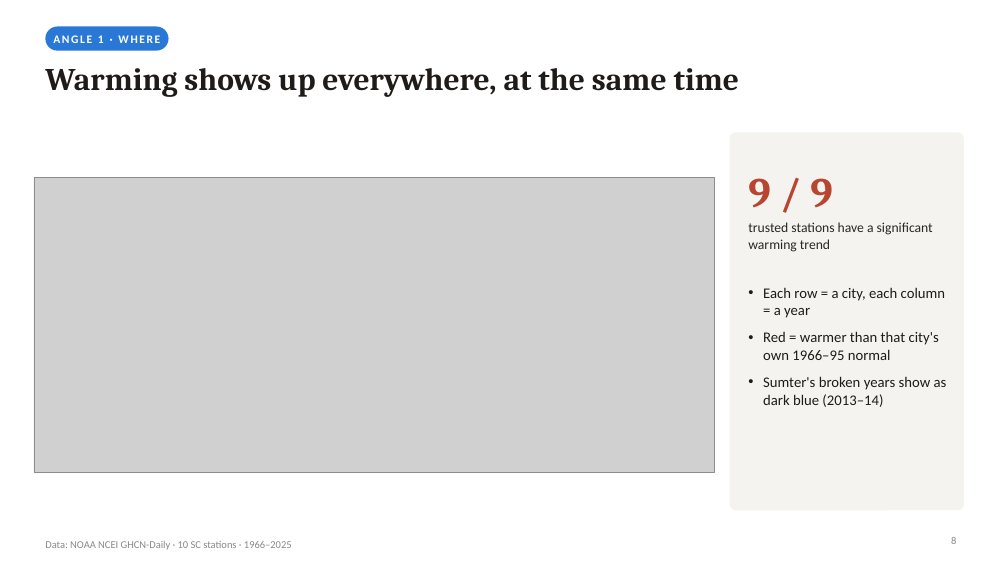
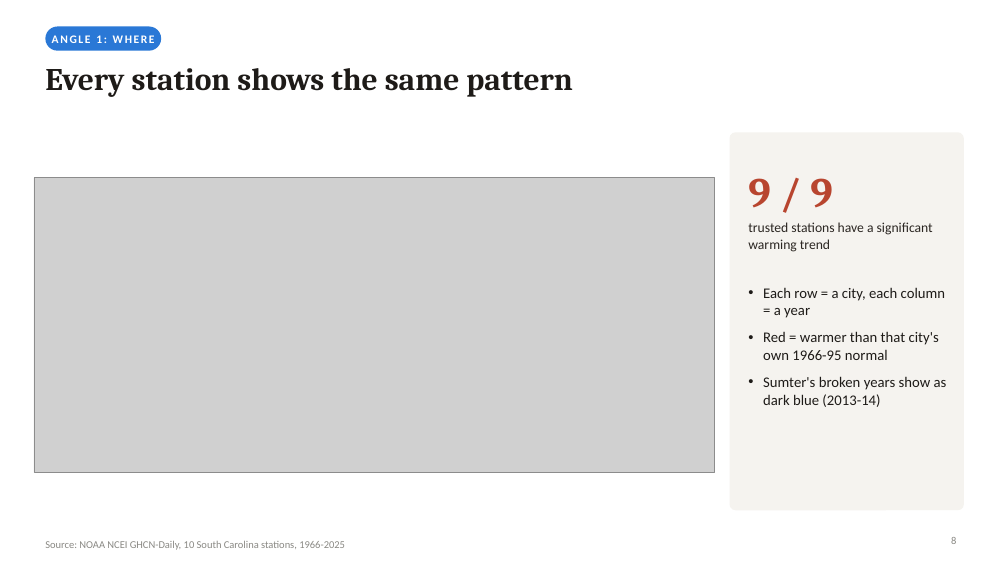
Before and after one commit to GITGUD360/P1-data-analysis-and-visualization, a slide deck: slide 8 of presentation/SC_Climate_Presentation.pptx. Drawn at 1008x567 pixels with LibreOffice and Linux fonts; fonts in the diff are those of the drawing; grey boxes stand for pictures. Boxes give left, top, right and bottom in pixels: in the first picture for what was removed or moved away, otherwise in the second. Text is boxed around its words. In the diff, an @@ line names an element or a change of style, - is before the commit and + after.

```diff
--- a/presentation/SC_Climate_Presentation.pptx
+++ b/presentation/SC_Climate_Presentation.pptx
@@ rounded rectangle: place and size @@
-rounded rectangle at [45, 26, 169, 51]
+rounded rectangle at [45, 26, 161, 51]
@@ text at [52, 35, 155, 43]: text changed @@
-ANGLE 1 · WHERE
+ANGLE 1: WHERE
@@ title at [45, 68, 573, 97]: text changed @@
-Warming shows up everywhere, at the same time
+Every station shows the same pattern
@@ text at [763, 331, 947, 407]: text changed @@
-• Red = warmer than that city's own 1966–95 normal
-• Sumter's broken years show as dark blue (2013–14)
+• Red = warmer than that city's own 1966-95 normal
+• Sumter's broken years show as dark blue (2013-14)
@@ text at [45, 541, 345, 550]: text changed @@
-Data: NOAA NCEI GHCN-Daily · 10 SC stations · 1966–2025
+Source: NOAA NCEI GHCN-Daily, 10 South Carolina stations, 1966-2025
```
Also in this commit, not shown: 15 other slides changed, 23 other files.
